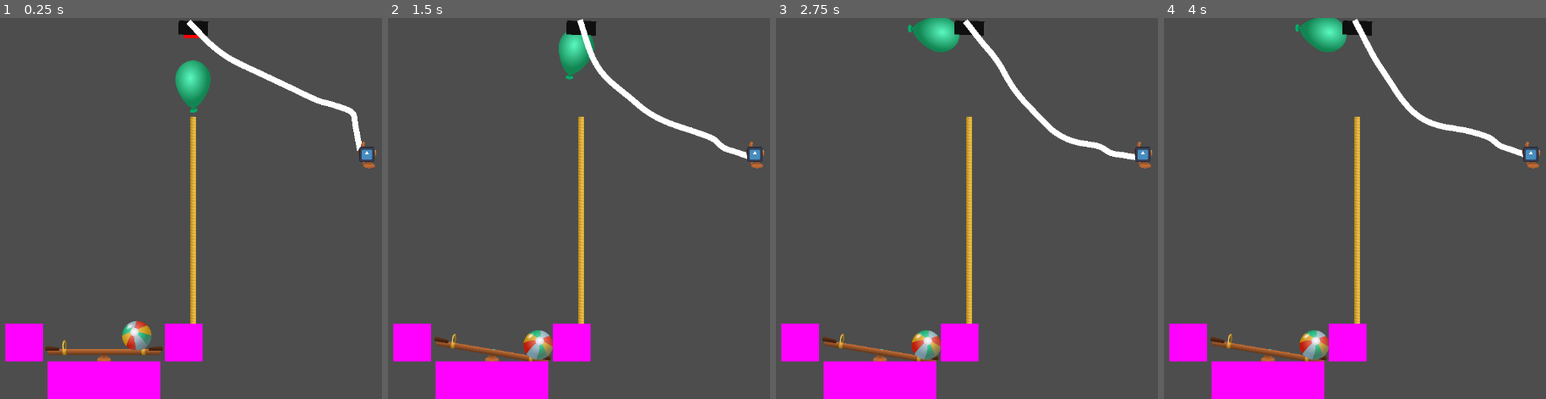
Above: before the commit, frames 1-4 (left to right).
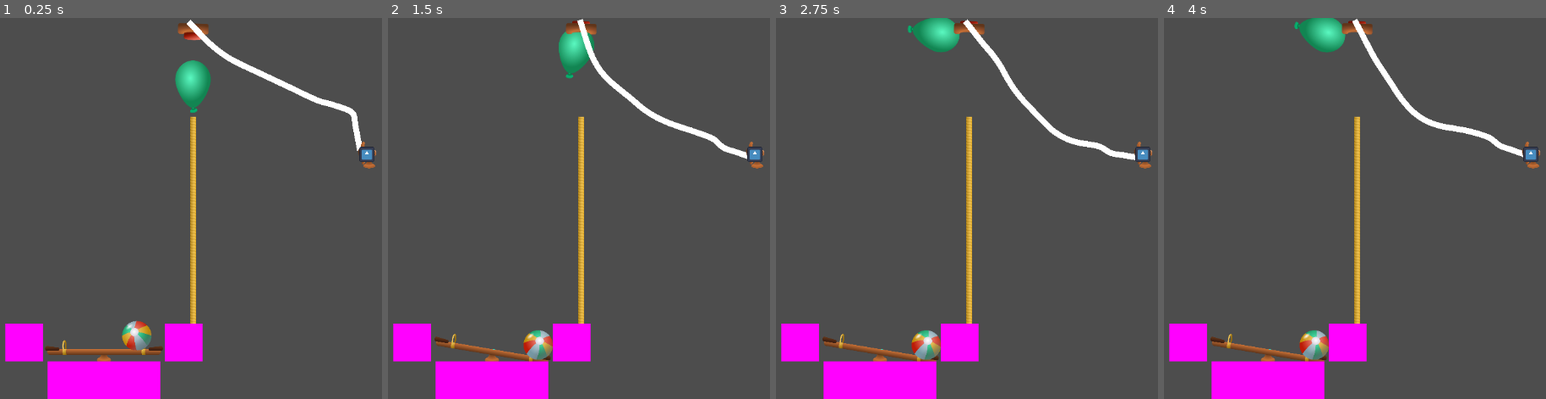
Above: after the commit, the same moments.

Repository: lechaosx/jam-at-fit-vol-2
Game: Godot game, scene res://levels/level2.tscn
Two runs of this game, one before a commit and one after it. Both use one fixed random seed, a clock stepped at 60 frames per second and the inputs below. This scene is started directly instead of the project's main scene. The engine's default icon, where the game draws it, is replaced by a stand-in: a white triangle on a blue panel in a dark square.
Inputs (mouse positions are in pixels of both pictures, inside the frame that each line leads up to):
- Up to frame 1 (0.25 s): no input
- Up to frame 2 (1.5 s): move the mouse to (640, 189) at 0.52 s; click (640, 189) at 0.67 s; move the mouse to (outside the picture) at 1.27 s; click (outside the picture) at 1.42 s
- Up to frame 3 (2.75 s): move the mouse to (947, 124) at 2.02 s; click (947, 124) at 2.17 s
- Up to frame 4 (4 s): move the mouse to (1232, 284) at 2.77 s; click (1232, 284) at 2.92 s; move the mouse to (1469, 265) at 3.52 s; click (1469, 265) at 3.67 s

The runs differ from the first frame. In frame 1, 0.3% of the frame differs, in the area x 46-55%, y 0-6%; in frame 2, 0.3%; in frame 3, 0.2%; in frame 4, 0.3%, in the area x 34-55%, y 0-9%.

Commit message:
Add assets for switch.

Diff:
--- a/godot/assets.svg
+++ b/godot/assets.svg
@@ -8,7 +8,7 @@
    version="1.1"
    id="svg5"
    inkscape:version="1.2.2 (732a01da63, 2022-12-09)"
-   sodipodi:docname="assets.svg.2025_10_18_20_48_46.0.svg"
+   sodipodi:docname="assets.svg"
    xml:space="preserve"
    xmlns:inkscape="http://www.inkscape.org/namespaces/inkscape"
    xmlns:sodipodi="http://sodipodi.sourceforge.net/DTD/sodipodi-0.dtd"
@@ -25,9 +25,9 @@
      inkscape:deskcolor="#d1d1d1"
      inkscape:document-units="mm"
      showgrid="false"
-     inkscape:zoom="2.828427"
-     inkscape:cx="606.69764"
-     inkscape:cy="548.00778"
+     inkscape:zoom="5.656854"
+     inkscape:cx="651.42215"
+     inkscape:cy="277.36265"
      inkscape:window-width="2880"
      inkscape:window-height="1676"
      inkscape:window-x="-12"
@@ -65,6 +65,20 @@
        inkscape:locked="false" /></sodipodi:namedview><defs
      id="defs2"><linearGradient
        inkscape:collect="always"
+       id="linearGradient1195"><stop
+         style="stop-color:#914f2b;stop-opacity:1;"
+         offset="0"
+         id="stop1193" /><stop
+         style="stop-color:#c87137;stop-opacity:1;"
+         offset="0.31443024"
+         id="stop1191" /><stop
+         style="stop-color:#914f2b;stop-opacity:1;"
+         offset="0.57461482"
+         id="stop1189" /><stop
+         style="stop-color:#60351a;stop-opacity:1;"
+         offset="1"
+         id="stop1185" /></linearGradient><linearGradient
+       inkscape:collect="always"
        id="linearGradient108094"><stop
          style="stop-color:#402012;stop-opacity:1;"
          offset="0"
@@ -190,14 +204,6 @@
          style="stop-color:#8d4f28;stop-opacity:1;"
          offset="1"
          id="stop45608" /></linearGradient><linearGradient
-       inkscape:collect="always"
-       id="linearGradient45604"><stop
-         style="stop-color:#4e2b15;stop-opacity:0.30000001;"
-         offset="0"
-         id="stop45600" /><stop
-         style="stop-color:#844926;stop-opacity:0;"
-         offset="1"
-         id="stop45602" /></linearGradient><linearGradient
        inkscape:collect="always"
        id="linearGradient43291"><stop
          style="stop-color:#60351a;stop-opacity:1;"
@@ -1991,15 +1997,6 @@
        x2="150.02754"
        y2="61.676979" /><linearGradient
        inkscape:collect="always"
-       xlink:href="#linearGradient45604"
-       id="linearGradient45598"
-       gradientUnits="userSpaceOnUse"
-       gradientTransform="matrix(-1.6985831,0,0,1.7920328,435.87453,-51.114133)"
-       x1="151.91441"
-       y1="67.582336"
-       x2="154.76187"
-       y2="65.352676" /><linearGradient
-       inkscape:collect="always"
        xlink:href="#linearGradient5569"
        id="linearGradient47465"
        gradientUnits="userSpaceOnUse"
@@ -2662,7 +2659,63 @@
        cy="149.8999"
        fx="148.23839"
        fy="149.8999"
-       r="11.799217" /></defs><g
+       r="11.799217" /><clipPath
+       clipPathUnits="userSpaceOnUse"
+       id="clipPath1179"><rect
+         style="opacity:1;fill:url(#linearGradient1183);fill-opacity:1;stroke:none;stroke-width:2.55046;stroke-linecap:square;stroke-linejoin:round;stroke-dasharray:none;stroke-dashoffset:0;stroke-opacity:1"
+         id="rect1181"
+         width="8.9076462"
+         height="4.4093413"
+         x="150.02754"
+         y="66.39608"
+         ry="0.85985118" /></clipPath><linearGradient
+       inkscape:collect="always"
+       xlink:href="#linearGradient45610"
+       id="linearGradient1183"
+       gradientUnits="userSpaceOnUse"
+       gradientTransform="matrix(2.2567967,0,0,1.818174,-195.65618,-53.724823)"
+       x1="153.1745"
+       y1="63.740795"
+       x2="157.52856"
+       y2="68.102295" /><linearGradient
+       inkscape:collect="always"
+       xlink:href="#linearGradient56449"
+       id="linearGradient2479"
+       x1="144.46454"
+       y1="74.066795"
+       x2="145.17613"
+       y2="76.492836"
+       gradientUnits="userSpaceOnUse"
+       gradientTransform="matrix(1.7450269,0,0,1.7450269,-76.295547,-68.989976)" /><radialGradient
+       inkscape:collect="always"
+       xlink:href="#linearGradient1195"
+       id="radialGradient4663"
+       cx="145.24051"
+       cy="73.763695"
+       fx="145.24051"
+       fy="73.763695"
+       r="4.4351549"
+       gradientTransform="matrix(3.3874554,4.1116574e-7,0,0.91470396,-314.31257,-4.0686611)"
+       gradientUnits="userSpaceOnUse" /><radialGradient
+       inkscape:collect="always"
+       xlink:href="#linearGradient1195"
+       id="radialGradient6839"
+       gradientUnits="userSpaceOnUse"
+       gradientTransform="matrix(3.3874554,4.1116574e-7,0,0.91470396,-314.31257,8.0108476)"
+       cx="145.24051"
+       cy="73.763695"
+       fx="145.24051"
+       fy="73.763695"
+       r="4.4351549" /><linearGradient
+       inkscape:collect="always"
+       xlink:href="#linearGradient56449"
+       id="linearGradient6841"
+       gradientUnits="userSpaceOnUse"
+       x1="144.46454"
+       y1="74.066795"
+       x2="145.17613"
+       y2="76.492836"
+       gradientTransform="matrix(1.7450269,0,0,1.7450269,-76.295547,-59.078655)" /></defs><g
      inkscape:label="Layer 1"
      inkscape:groupmode="layer"
      id="layer1"><rect
@@ -3438,10 +3491,7 @@
        id="path44546"
        style="opacity:1;mix-blend-mode:normal;fill:url(#linearGradient44548);fill-opacity:1;stroke-width:0.799999;stroke-linecap:square;stroke-linejoin:round"
        d="m 167.63316,71.13772 -1.87572,-1.879151 V 66 62.741431 l 1.87572,-1.879151 V 66 Z"
-       sodipodi:nodetypes="ccccccc" /><path
-       id="path45596"
-       style="opacity:1;fill:url(#linearGradient45598);fill-opacity:1;stroke-width:0.777827;stroke-linecap:square;stroke-linejoin:round"
-       d="m 178.21993,60.865711 h -7.10044 v 10.268578 h 7.10044 z" /><circle
+       sodipodi:nodetypes="ccccccc" /><circle
        style="fill:url(#linearGradient47535);fill-opacity:1;stroke:none;stroke-width:0.388186;stroke-linecap:square;stroke-linejoin:round"
        id="circle47533"
        cx="164.08636"
@@ -3803,4 +3853,20 @@
        id="path4079"
        style="opacity:1;fill:url(#radialGradient4081);stroke-width:1.4;stroke-linecap:round;stroke-linejoin:round"
        d="m 181.94325,181.22707 c 0,0.71412 -6.36844,-1.79403 -14.32531,-1.79403 -7.95687,0 -14.48902,3.68995 -14.48902,1.92974 0,-1.31987 6.45032,-3.84604 14.40717,-3.84604 7.95685,0 14.40716,2.53929 14.40716,3.71033 z"
-       sodipodi:nodetypes="sssss" /></g></svg>
+       sodipodi:nodetypes="sssss" /><path
+       id="rect1917"
+       style="fill:url(#linearGradient2479);stroke-width:1.38512;stroke-linecap:square;stroke-linejoin:round"
+       d="m 173.96279,60.633711 c 0,0 1.39665,-0.348602 3.72629,-0.348602 2.22865,0 3.7263,0.348602 3.7263,0.348602 0.54703,0.05119 0.99175,0.442322 0.99175,0.991753 v 1.762058 c 0,0.549433 -0.44233,0.991756 -0.99175,0.991756 h -7.45259 c -0.54944,0 -0.99177,-0.442323 -0.99177,-0.991756 v -1.762058 c 0,-0.549431 0.44233,-0.991753 0.99177,-0.991753 z"
+       sodipodi:nodetypes="ssssssssss" /><path
+       id="rect3929"
+       style="fill:url(#radialGradient4663);fill-opacity:1;stroke-width:1.38512;stroke-linecap:square;stroke-linejoin:round"
+       d="m 170.94136,62.859595 h 1.52704 c 0.46973,0 0.44425,0.36686 0.96668,0.578687 0.5224,0.211828 1.5927,0.26862 4.25398,0.344721 2.5466,-0.04329 3.59839,-0.100073 4.14023,-0.320109 0.54182,-0.220031 0.5737,-0.603299 1.08046,-0.603299 h 1.52703 c 0.54943,0 0.99176,0.442322 0.99176,0.991754 v 3.176136 c 0,0.549432 -0.44233,0.991754 -0.99176,0.991754 h -13.49542 c -0.54944,0 -0.99175,-0.442322 -0.99175,-0.991754 v -3.176136 c 0,-0.549432 0.44231,-0.991754 0.99175,-0.991754 z"
+       sodipodi:nodetypes="ssscssssssssss" /><path
+       id="path6835"
+       style="fill:url(#linearGradient6841);stroke-width:1.38512;stroke-linecap:square;stroke-linejoin:round"
+       d="m 173.96279,70.545032 c 0,0 1.39665,-0.348603 3.72629,-0.348603 2.22865,0 3.7263,0.348603 3.7263,0.348603 0.54703,0.05119 0.99175,0.442322 0.99175,0.991752 v 1.762059 c 0,0.549432 -0.44233,0.991755 -0.99175,0.991755 h -7.45259 c -0.54944,0 -0.99177,-0.442323 -0.99177,-0.991755 v -1.762059 c 0,-0.54943 0.44233,-0.991752 0.99177,-0.991752 z"
+       sodipodi:nodetypes="ssssssssss" /><path
+       id="path6837"
+       style="fill:url(#radialGradient6839);fill-opacity:1;stroke-width:1.38512;stroke-linecap:square;stroke-linejoin:round"
+       d="m 170.94136,74.939102 h 1.52704 c 0.46973,0 0.44425,0.366861 0.96668,0.578688 0.5224,0.211827 1.5927,0.26862 4.25399,0.344721 2.54659,-0.04329 3.59839,-0.100074 4.14022,-0.320109 0.54182,-0.220031 0.5737,-0.6033 1.08047,-0.6033 h 1.52704 c 0.54941,0 0.99175,0.442323 0.99175,0.991754 v 3.176137 c 0,0.549432 -0.44234,0.991754 -0.99175,0.991754 h -13.49544 c -0.54944,0 -0.99175,-0.442322 -0.99175,-0.991754 v -3.176137 c 0,-0.549431 0.44231,-0.991754 0.99175,-0.991754 z"
+       sodipodi:nodetypes="ssscssssssssss" /></g></svg>
--- a/godot/switch.tscn
+++ b/godot/switch.tscn
@@ -1,15 +1,24 @@
-[gd_scene load_steps=5 format=3 uid="uid://m4ya5u6gd7ax"]
+[gd_scene load_steps=8 format=3 uid="uid://m4ya5u6gd7ax"]
 
 [ext_resource type="Script" uid="uid://d2b1g1kngj6l" path="res://switch.gd" id="1_it01i"]
+[ext_resource type="Texture2D" uid="uid://bevmvv2e0e3x4" path="res://assets.svg" id="2_8307x"]
+
+[sub_resource type="AtlasTexture" id="AtlasTexture_ds62l"]
+atlas = ExtResource("2_8307x")
+region = Rect2(1959.4353, 794.21594, 110.45874, 49.918823)
 
 [sub_resource type="RectangleShape2D" id="RectangleShape2D_kxpdx"]
-size = Vector2(30, 19)
+size = Vector2(30, 17)
 
 [sub_resource type="RectangleShape2D" id="RectangleShape2D_ds62l"]
-size = Vector2(20, 7)
+size = Vector2(20, 6.5)
 
 [sub_resource type="RectangleShape2D" id="RectangleShape2D_it01i"]
-size = Vector2(9, 25.5)
+size = Vector2(9, 17)
+
+[sub_resource type="AtlasTexture" id="AtlasTexture_8307x"]
+atlas = ExtResource("2_8307x")
+region = Rect2(1926.0767, 848.43976, 177.39648, 61.268433)
 
 [node name="Switch" type="Node2D"]
 script = ExtResource("1_it01i")
@@ -21,13 +30,14 @@
 gravity_scale = 0.0
 lock_rotation = true
 
+[node name="Sprite2D" type="Sprite2D" parent="Button"]
+position = Vector2(0.065314755, -7.029095)
+scale = Vector2(0.28452674, 0.28452674)
+texture = SubResource("AtlasTexture_ds62l")
+
 [node name="CollisionShape2D" type="CollisionShape2D" parent="Button"]
+position = Vector2(0, -3.5)
 shape = SubResource("RectangleShape2D_kxpdx")
-
-[node name="Polygon2D" type="Polygon2D" parent="Button"]
-position = Vector2(-4, 12)
-color = Color(1, 0, 0, 1)
-polygon = PackedVector2Array(-12, -22, 20, -22, 20, -12, -12, -12)
 
 [node name="Area2D" type="Area2D" parent="."]
 position = Vector2(0, 15)
@@ -35,6 +45,7 @@
 collision_mask = 2
 
 [node name="CollisionShape2D" type="CollisionShape2D" parent="Area2D"]
+position = Vector2(0, -3.75)
 shape = SubResource("RectangleShape2D_ds62l")
 
 [node name="StaticBody2D" type="StaticBody2D" parent="."]
@@ -42,15 +53,16 @@
 collision_mask = 3
 
 [node name="CollisionShape2D" type="CollisionShape2D" parent="StaticBody2D"]
-position = Vector2(21, 7)
+position = Vector2(21, 6)
 shape = SubResource("RectangleShape2D_it01i")
 
 [node name="CollisionShape2D2" type="CollisionShape2D" parent="StaticBody2D"]
-position = Vector2(-21, 7)
+position = Vector2(-21, 5.5)
 shape = SubResource("RectangleShape2D_it01i")
 
-[node name="Polygon2D" type="Polygon2D" parent="."]
-color = Color(0.06053035, 0.06053035, 0.060530342, 1)
-polygon = PackedVector2Array(-25, -5, 25, -5, 25, 19, -25, 19)
+[node name="Sprite2D" type="Sprite2D" parent="."]
+position = Vector2(0, 5.4999995)
+scale = Vector2(0.2950819, 0.3114754)
+texture = SubResource("AtlasTexture_8307x")
 
 [connection signal="body_entered" from="Area2D" to="." method="_on_area_2d_body_entered"]
